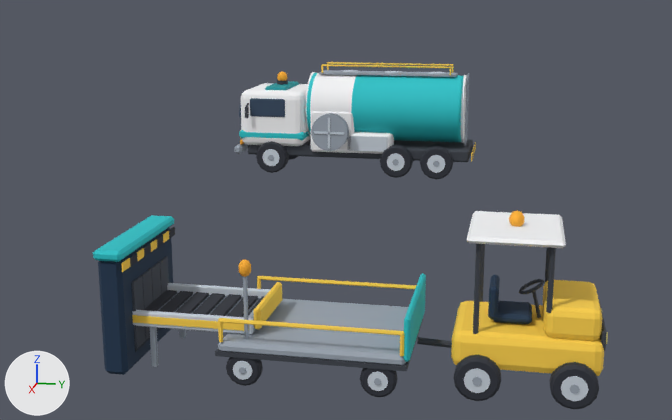
Two versions of the glTF model public/models/buildings/skyport-vehicles.glb, one commit apart.
Both versions are drawn from a 50 mm camera at (39.94, 4.55, 5.21) aimed at (21.17, 0.8, 0.52). Lighting does not change. The marker at lower left points along +X, +Y and +Z. The first picture is the older version. Where no turn or scale is listed for an object, it has been applied to the vertices. Vertices at exactly the same position are counted once.

Before the edit, the objects in view are built like this:
```python
me_sp_belt_mesh = bpy.data.meshes.new('sp_belt_mesh')
me_sp_belt_mesh.from_pydata(...)  # 1834 vertices, 3416 faces; spans x -1.0..1.0, y -3.36..3.36, z -1.17..1.17
me_sp_belt_mesh.materials.append(mat_toy)
me_sp_fuel_wheel_bl_mesh = bpy.data.meshes.new('sp_fuel_wheel_bl_mesh')
me_sp_fuel_wheel_bl_mesh.from_pydata(...)  # 104 vertices, 196 faces; spans x -0.195..0.195, y -0.44..0.44, z -0.44..0.44
me_sp_fuel_wheel_bl_mesh.materials.append(mat_toy)
me_sp_fuel_wheel_ml_mesh = bpy.data.meshes.new('sp_fuel_wheel_ml_mesh')
me_sp_fuel_wheel_ml_mesh.from_pydata(...)  # 104 vertices, 196 faces; spans x -0.195..0.195, y -0.44..0.44, z -0.44..0.44
me_sp_fuel_wheel_ml_mesh.materials.append(mat_toy)
ob_sp_belt_mesh = bpy.data.objects.new('sp_belt_mesh', me_sp_belt_mesh)
ob_sp_belt_mesh.location = (28.0, 2.38, 1.17)
ob_sp_fuel_wheel_bl_mesh = bpy.data.objects.new('sp_fuel_wheel_bl_mesh', me_sp_fuel_wheel_bl_mesh)
ob_sp_fuel_wheel_bl_mesh.location = (15.0, 2.35, 0.44)
ob_sp_fuel_wheel_ml_mesh = bpy.data.objects.new('sp_fuel_wheel_ml_mesh', me_sp_fuel_wheel_ml_mesh)
ob_sp_fuel_wheel_ml_mesh.location = (15.0, 1.25, 0.44)
# also in view: 'sp_fuel_wheel_fl_mesh' at (15.0, -2.25, 0.44); 'sp_fuel_reel_mesh' at (15.26, -0.55, 1.22); 'sp_belt_slats_mesh' at (28.0, 0.05, 0.73); 'sp_fuel_mesh' at (14.0, -0.05, 1.72)
```
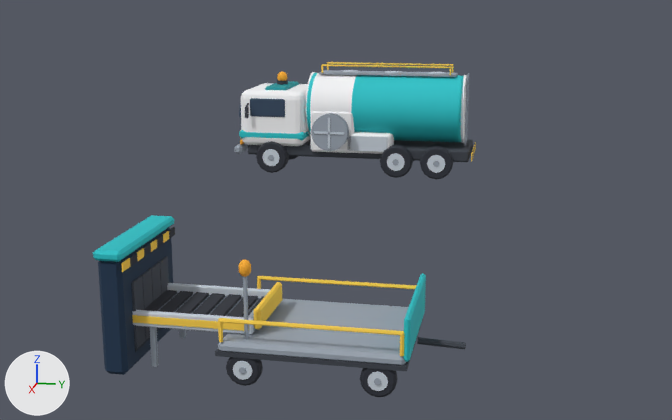
Where the newer file only moved an object's origin or applied its transform, the numbers keep the older frame.

The edits, one by one:
me_sp_belt_mesh is used by ob_sp_belt_mesh; location (28.0, 2.38, 1.17).
me_sp_belt_mesh had 1834 vertices, 3416 faces and spanned x -1.0..1.0, y -3.36..3.36, z -1.17..1.17.
me_sp_belt_mesh now has 1030 vertices, 1912 faces and spans x -1.0..1.0, y -3.36..1.57, z -1.17..0.6.
me_sp_belt_mesh part 1: 27 loose pieces with 804 vertices, spanning x -0.86..0.86, y 1.42..3.36, z -1.17..1.17, are deleted.

What differs and where, as boxes (x1, y1, x2, y2) in the pictures (672 x 420 px):
'sp_belt_mesh', reshaped (28% narrower, 8% shorter): before (93, 210, 608, 409); after (93, 215, 466, 397)
part 1 of me_sp_belt_mesh, deleted: before (451, 210, 608, 409)
